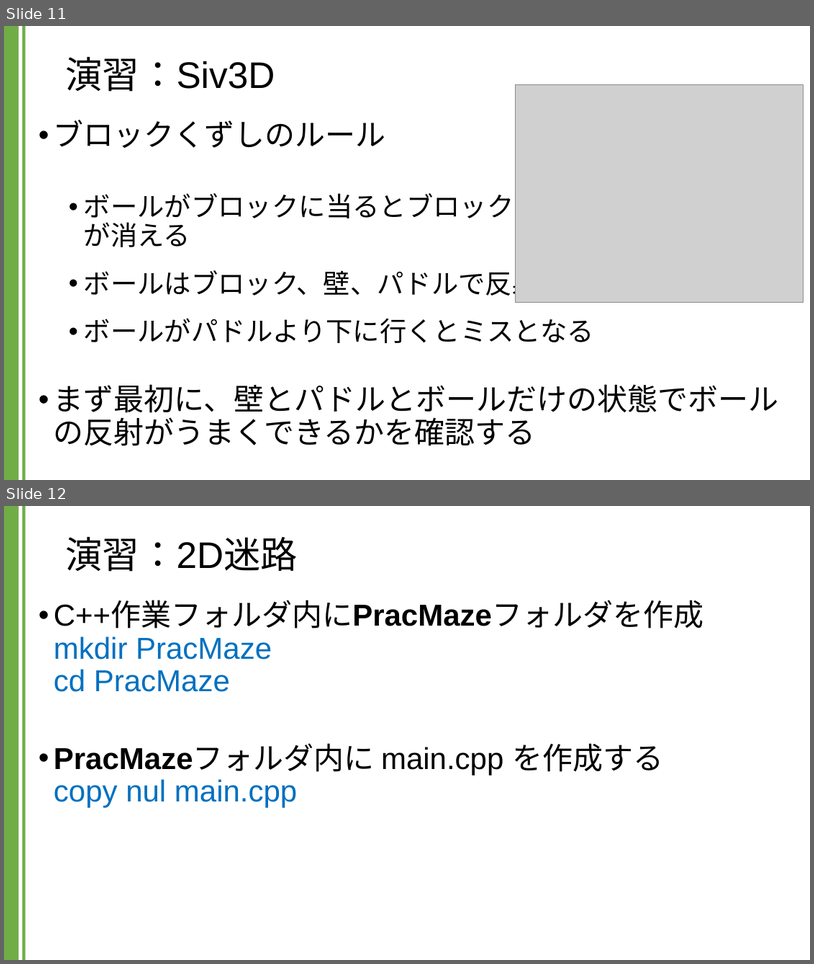
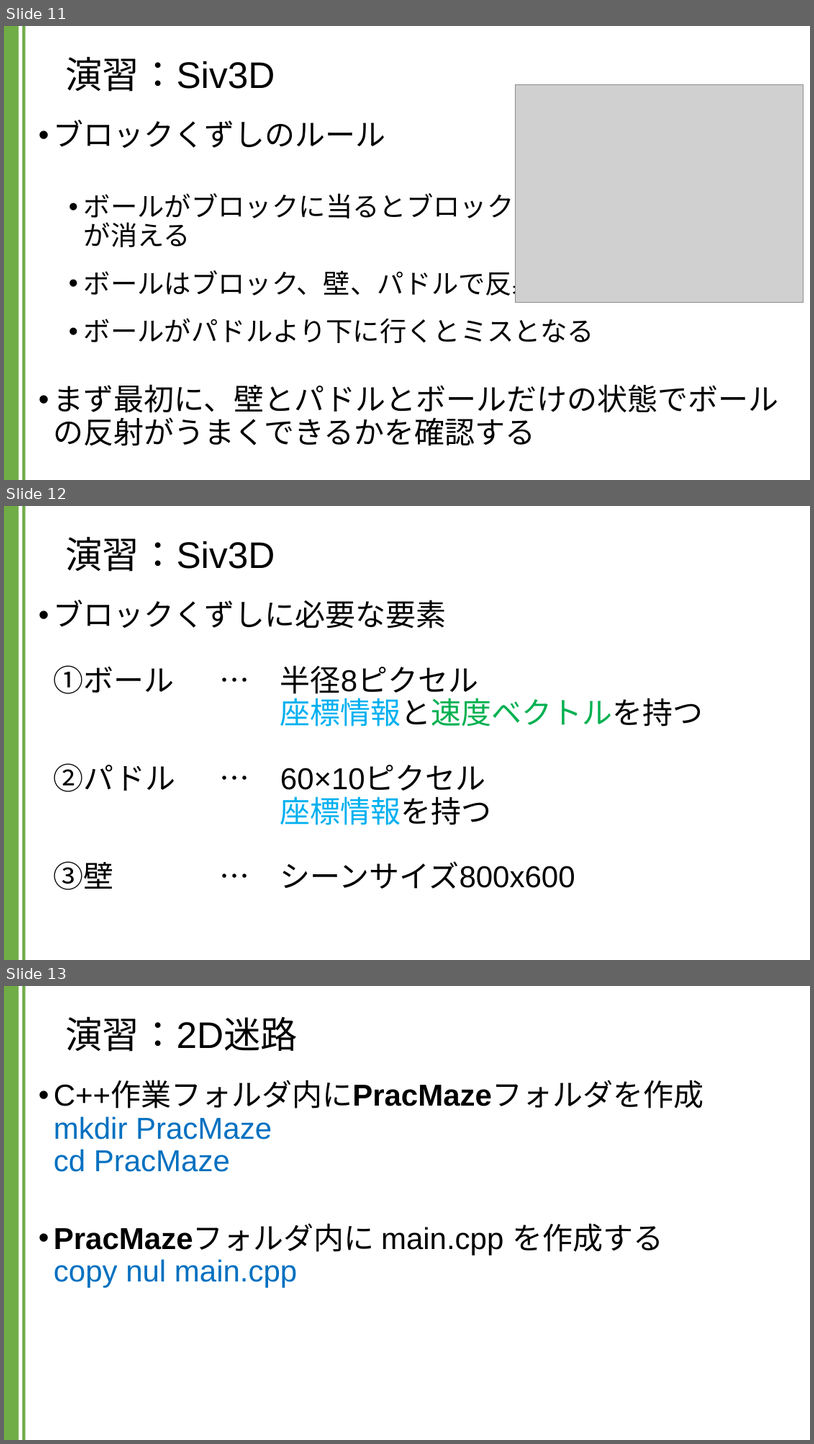
Before and after one commit to kic-murata/cpp2024, a slide deck: 授業資料/演習課題：Siv3D.pptx. Shown one above the other, each under a label of ours: slides 11 and 12 before the commit, slides 11, 12 and 13 after it. The pictures are 814x964 and 814x1444 pixels, drawn with LibreOffice and Linux fonts; fonts in the diff are those of the drawing; grey boxes stand for pictures; background and template pictures are left out. Boxes give left, top, right and bottom in pixels: in the first picture for what was removed or moved away, otherwise in the second. Text is boxed around its words. In the diff, an @@ line names an element or a change of style, - is before the commit and + after.

Commit message:
講義資料

```diff
--- a/授業資料/演習課題：Siv3D.pptx
+++ b/授業資料/演習課題：Siv3D.pptx
@@ slide 12 added at <box>4,506,810,960</box>, background #FFFFFF; not listed: 2 template elements that a slide beside it also shows @@
@@ title added at <box>65,537,275,572</box>, 44 pt, text #000000 @@
+演習：Siv3D
@@ text added at <box>54,600,704,890</box>, 36 pt, text #000000 @@
+• ブロックくずしに必要な要素
+  ①ボール … 半径8ピクセル
+  座標情報と速度ベクトルを持つ
+  ②パドル … 60×10ピクセル
+  座標情報を持つ
+  ③壁 … シーンサイズ800x600
@@ what was slide 12 is now slide 13 @@
```
